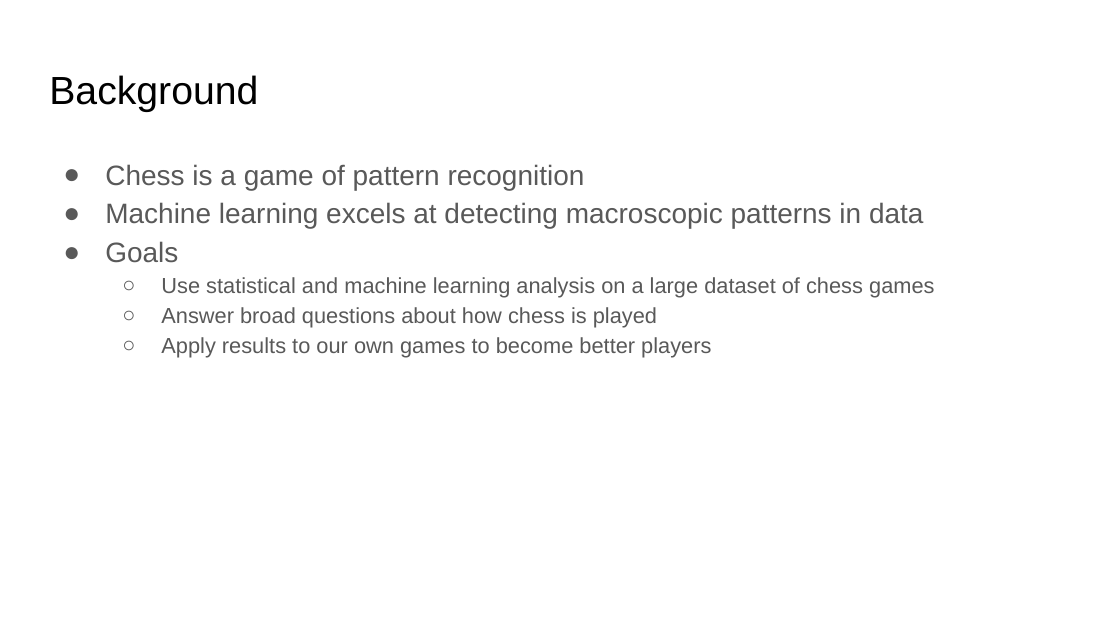
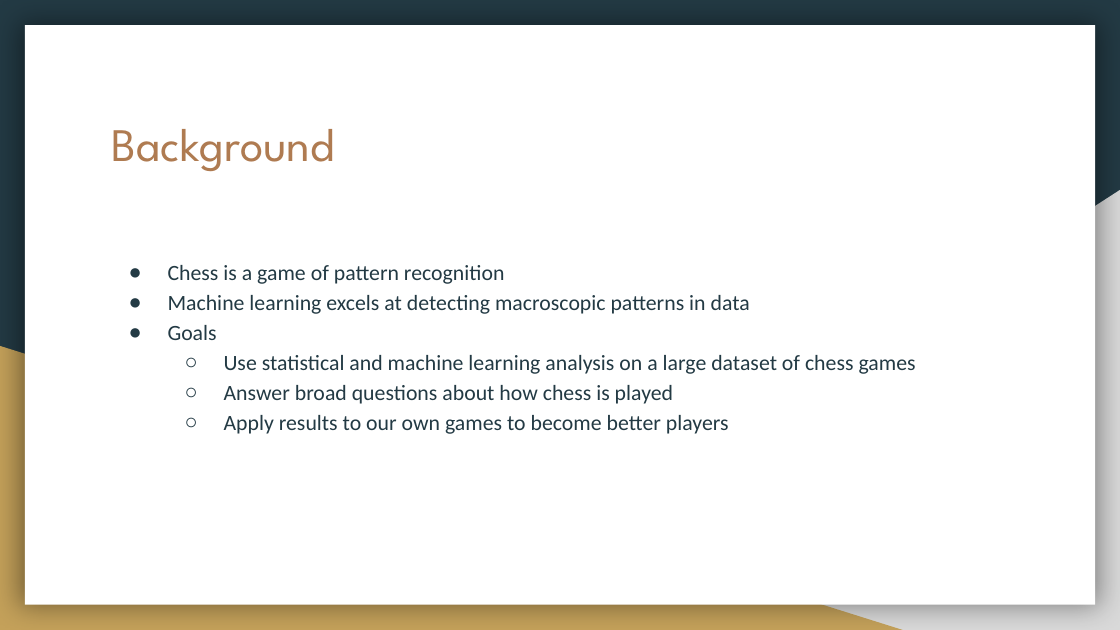
Before and after one commit to Nveatch/Chess_Games_Group_Analysis, a slide deck: slide 2 of Group_1_Presentation.pptx. Drawn at 1120x630 pixels with LibreOffice and Linux fonts; fonts in the diff are those of the drawing. Boxes give left, top, right and bottom in pixels: in the first picture for what was removed or moved away, otherwise in the second. Text is boxed around its words. In the diff, an @@ line names an element or a change of style, - is before the commit and + after.

```diff
--- a/Group_1_Presentation.pptx
+++ b/Group_1_Presentation.pptx
@@ background #FFFFFF to #233A44 @@
@@ rectangle added at (25,26,1095,605), fill #FFFFFF @@
@@ title "Background": place and size @@
-title "Background" at (49,75,258,112)
+title "Background" at (112,129,335,171)
@@ title "Background" at (112,129,335,171): size 25.2 to 30 pt, font Arial to League Spartan, text colour #000000 to #AF7B51 @@
@@ right triangle added at (439,190,1120,630), fill #D9D9D9 @@
@@ text "Chess is a game of ...": place and size @@
-text "Chess is a game of ..." at (105,164,934,358)
+text "Chess is a game of ..." at (168,265,916,434)
@@ text "Chess is a game of ..." at (168,265,916,434): size 18 to 14 pt in "Chess is a game of pattern recognition", "Machine learning excels at detecting macroscopic patterns ...", "Goals"; font Arial to Calibri, text colour #595959 to #233A44; indent changed; bullet colour #595959 to #233A44 @@
@@ right triangle added at (0,346,903,630), fill #C4A15A @@
```
Also in this commit, not shown: 18 other slides changed, 1 slide added.
